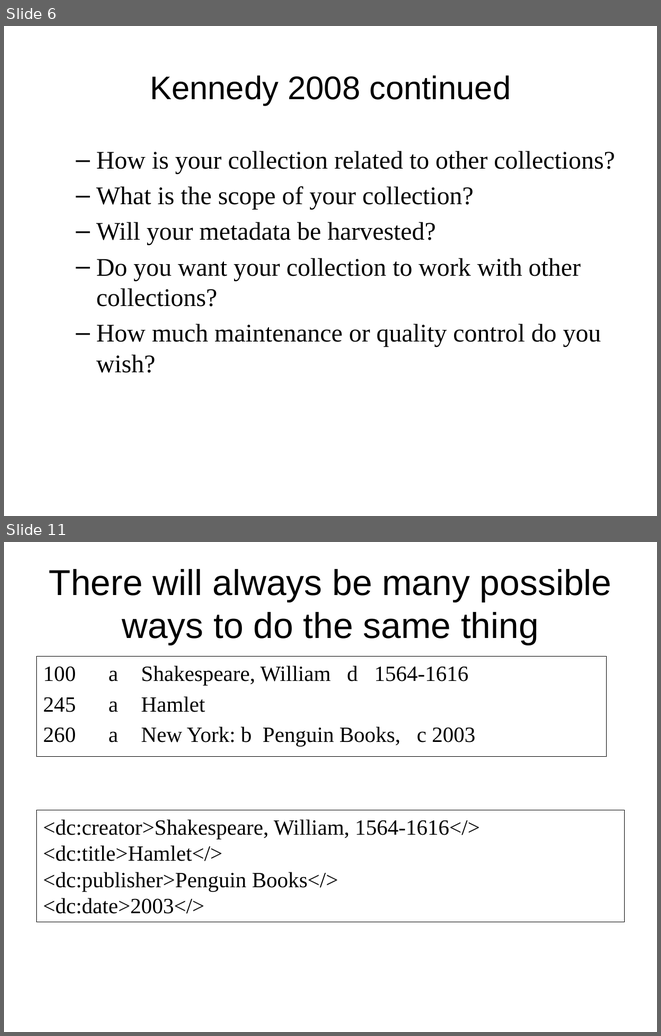
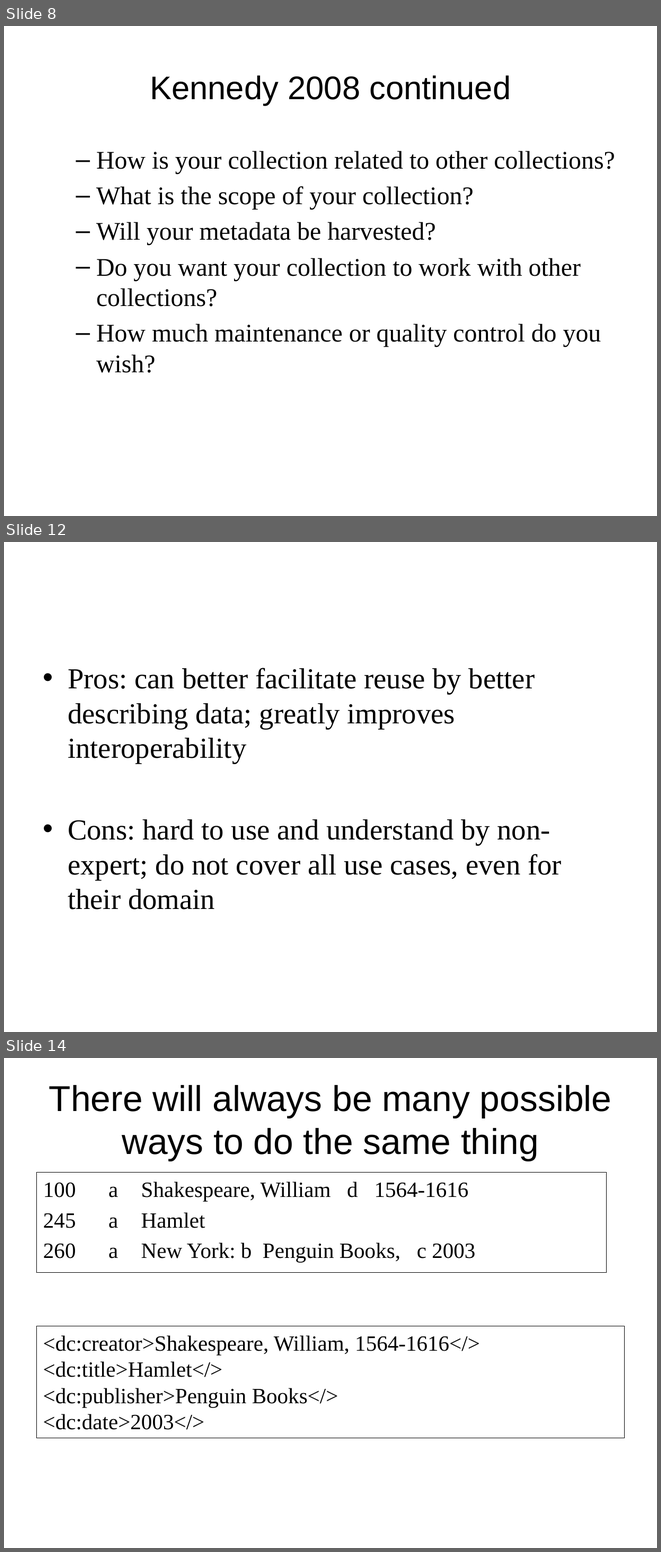
Before and after one commit to DataCurationWorkshop/HongKongCurationWorkshop, a slide deck: Day_2/Day_2_Lectures/Day_2_Lecture_Metadata2.pptx. Shown one above the other, each under a label of ours: slides 6 and 11 before the commit, slides 8, 12 and 14 after it; the slides between them are not shown. The pictures are 661x1036 and 661x1552 pixels, drawn with LibreOffice and Linux fonts; fonts in the diff are those of the drawing; background and template pictures are left out. Boxes give left, top, right and bottom in pixels: in the first picture for what was removed or moved away, otherwise in the second. Text is boxed around its words. In the diff, an @@ line names an element or a change of style, - is before the commit and + after.

```diff
--- a/Day_2/Day_2_Lectures/Day_2_Lecture_Metadata2.pptx
+++ b/Day_2/Day_2_Lectures/Day_2_Lecture_Metadata2.pptx
@@ slide 12 added at box(4, 542, 657, 1032), background #FFFFFF @@
@@ text added at box(68, 668, 562, 909), 32 pt, text #000000 @@
+• Pros: can better facilitate reuse by better describing data; greatly improves interoperability
+• Cons: hard to use and understand by non-expert; do not cover all use cases, even for their domain
@@ what was slide 6 is now slide 8 @@
@@ what was slide 11 is now slide 14 @@
```
Also in this commit, not shown: 5 slides changed, 13 other slides added, 10 slides removed, 1 other file.
